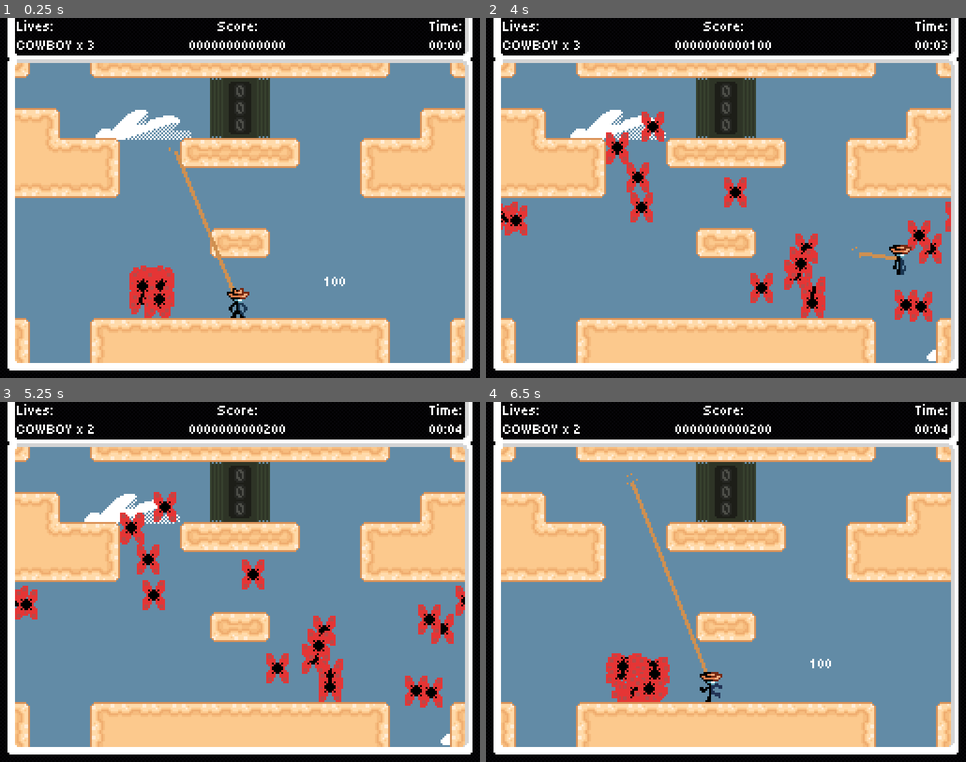
Above: before the commit, frames 1-4 (two rows, left to right).
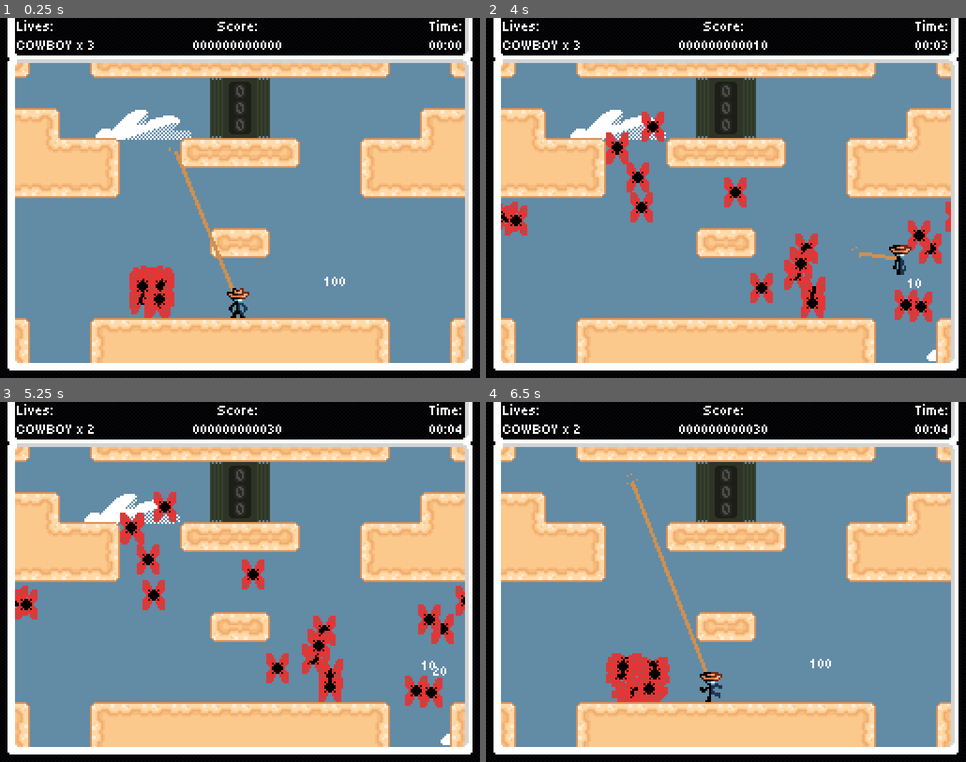
Above: after the commit, the same moments.

Repository: Jcodefox/GMTK-2025
Game: Godot game, scene res://scenes/topscenes/gameplay_topscene.tscn
The game is run twice, just before and just after one commit, with the same random seed, the same clock (stepped at 60 frames per second) and the same inputs.
Inputs (mouse positions are in pixels of both pictures, inside the frame that each line leads up to):
- Up to frame 1 (0.25 s): no input
- Up to frame 2 (4 s): move the mouse to (831, 180) at 0.52 s; hold D (move_right) 0.53-2.03 s; tap Space (move_jump) at 0.77, 1.52, 3.02, 3.77 s; move the mouse to (630, 216) at 1.27 s; move the mouse to (774, 118) at 2.02 s; hold A (move_left) 2.03-2.78 s; move the mouse to (702, 270) at 2.77 s; hold D (move_right) from 2.78 s (still down); move the mouse to (870, 252) at 3.52 s
- Up to frame 3 (5.25 s): move the mouse to (96, 528) at 4.27 s; release D (move_right) at 4.28 s; hold A (move_left) 4.28-5.03 s; tap Space (move_jump) at 4.52 s; move the mouse to (264, 582) at 5.02 s; hold D (move_right) from 5.03 s (still down)
- Up to frame 4 (6.5 s): tap Enter at 5.75 s; move the mouse to (654, 492) at 5.77 s; release D (move_right) at 5.78 s; hold A (move_left) from 5.78 s (still down); tap Space (move_jump) at 6.02 s

The runs differ from the first frame. In frame 1, 0.1% of the frame differs, in the area x 39-60%, y 6-9%; in frame 2, 0.2%; in frame 3, 0.2%, in the area x 39-93%, y 6-77%; in frame 4, 0.1%.

Commit message:
made jumping over enemies display gained score

Diff:
--- a/scenes/prefabs/enemies/mothick.tscn
+++ b/scenes/prefabs/enemies/mothick.tscn
@@ -21,4 +21,4 @@
 frame_progress = 0.0844424
 
 [node name="JumpOverCheck" parent="." instance=ExtResource("3_uxnbl")]
-position = Vector2(-0.15872, -0.196739)
+position = Vector2(0, -16)
--- a/scenes/prefabs/jump_over_check.tscn
+++ b/scenes/prefabs/jump_over_check.tscn
@@ -8,5 +8,4 @@
 collision_mask = 2
 
 [node name="CollisionShape2D" type="CollisionShape2D" parent="."]
-position = Vector2(0, -18)
 shape = SubResource("RectangleShape2D_7f63s")
--- a/scripts/autoloaded/general_globals.gd
+++ b/scripts/autoloaded/general_globals.gd
@@ -8,6 +8,7 @@
 var score: int = 0
 
 @onready var world_dimensions: Vector2 = (world_top_left - world_bottom_right).abs()
+@onready var float_score_num: PackedScene = preload("res://scenes/prefabs/float_score_num.tscn");
 
 func _process(delta):
 	time_passed += delta
@@ -39,3 +40,11 @@
 	original_parent.add_child(ghosts[1])
 	original_parent.add_child(ghosts[2])
 	return ghosts
+
+func add_score(score_to_add: int, position: Vector2, parent: Node2D) -> void:
+	score += score_to_add;
+
+	var score_to_display = float_score_num.instantiate();
+	score_to_display.point_value = score_to_add;
+	parent.add_child(score_to_display);
+	score_to_display.set_position(position);
--- a/scripts/prefabs/hud.gd
+++ b/scripts/prefabs/hud.gd
@@ -2,5 +2,5 @@
 
 func _process(delta: float) -> void:
 	$HBoxContainer/Lives.text = "Lives:\nCOWBOY x %d" % Globals.lives
-	$HBoxContainer/Score.text = "Score:\n%012d0" % Globals.score
+	$HBoxContainer/Score.text = "Score:\n%012d" % Globals.score
 	$HBoxContainer/Time.text = "Time:\n%02d:%02d" % [int(Globals.time_passed/60),int(Globals.time_passed)%60]
--- a/scripts/prefabs/player_v2.gd
+++ b/scripts/prefabs/player_v2.gd
@@ -161,8 +161,11 @@
 		)
 
 func area_hit_area(area: Area2D) -> void:
-	if (area.name == "JumpOverCheck"):
-		Globals.score += jump_over_combo * 10;
+	if dead:
+		return;
+	if (area.name == "JumpOverCheck" && !is_on_floor()):
+		Globals.add_score(jump_over_combo * 10, area.global_position, $"..");
+		jump_over_combo += 1;
 
 func set_animation(anim: String) -> void:
 	if $AnimatedSprite2D.animation != anim:
Not shown: 1 places in scenes/prefabs/hud.tscn that only renumber resources
